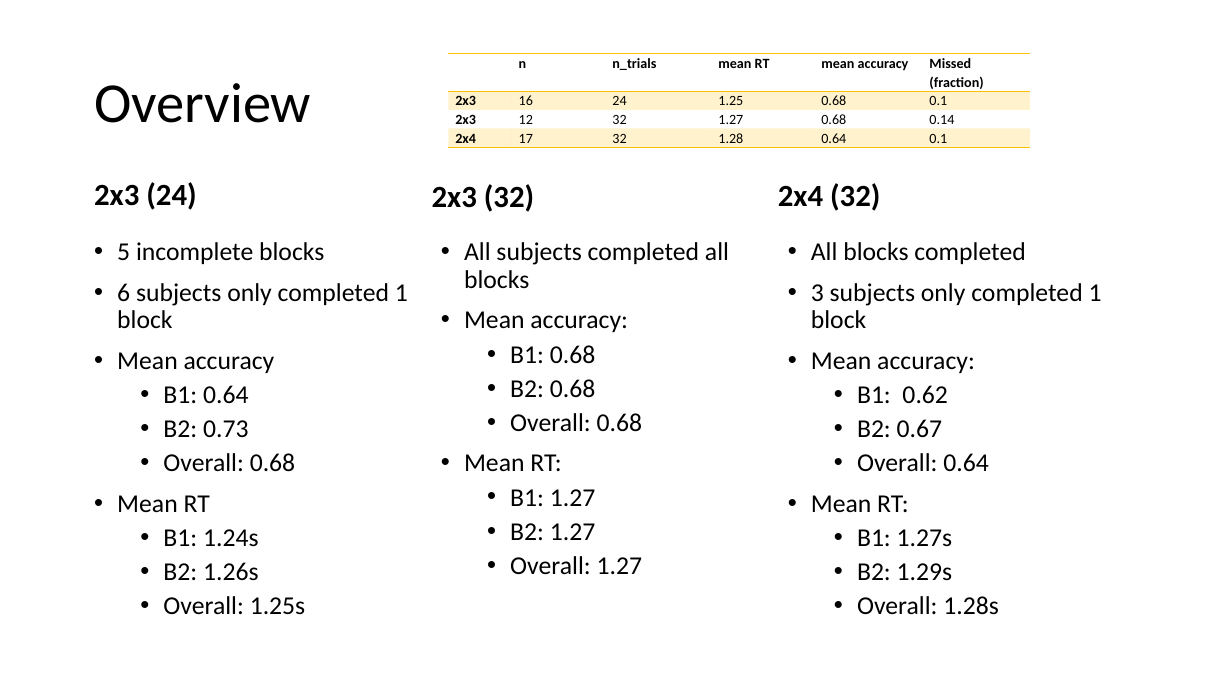
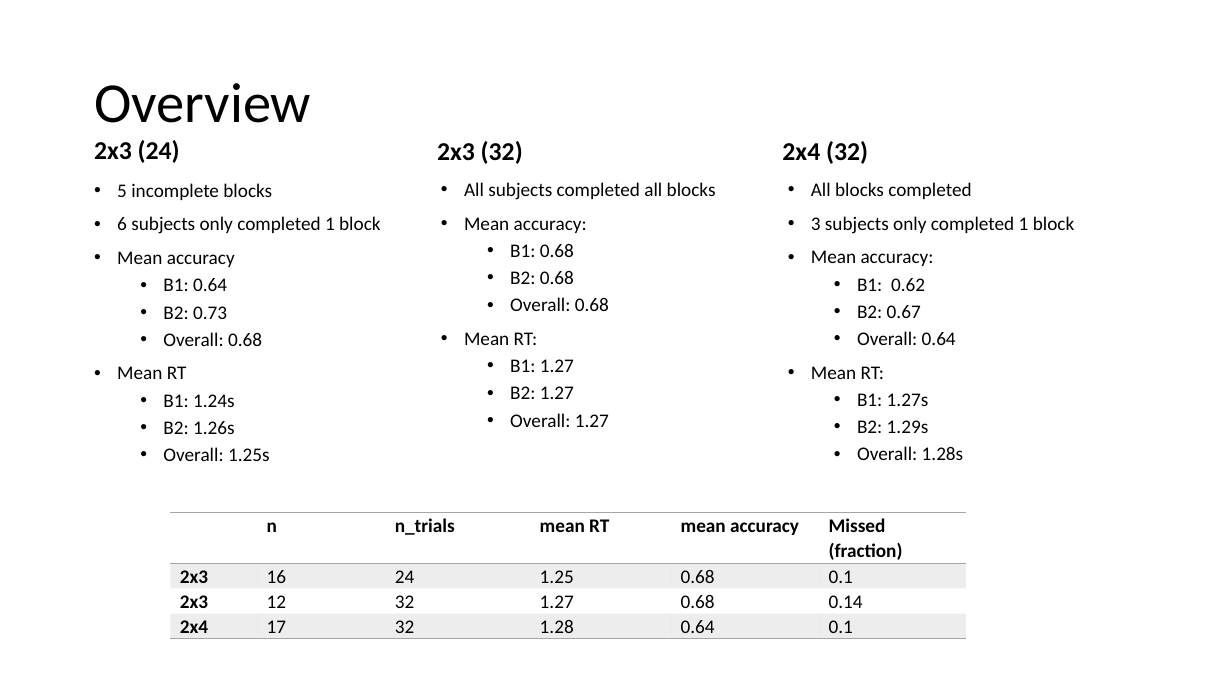
Before and after one commit to pathalle/mri_task_analysis, a slide deck: slide 2 of data/piloting/piloting_kloten/overview_kloten.pptx. Drawn at 1232x693 pixels with LibreOffice and Linux fonts; fonts in the diff are those of the drawing. Boxes give left, top, right and bottom in pixels: in the first picture for what was removed or moved away, otherwise in the second. Text is boxed around its words. In the diff, an @@ line names an element or a change of style, - is before the commit and + after.

```diff
--- a/data/piloting/piloting_kloten/overview_kloten.pptx
+++ b/data/piloting/piloting_kloten/overview_kloten.pptx
@@ text "2x3 (24)": place and size @@
-text "2x3 (24)" at (94,182,196,210)
+text "2x3 (24)" at (94,140,180,163)
@@ size 24 to 20 pt in 3 elements at (94,140,180,163), (782,141,868,164), (437,141,523,164) @@
@@ text "2x3 (32)": place and size @@
-text "2x3 (32)" at (432,184,534,212)
+text "2x3 (32)" at (437,141,523,164)
@@ text "2x4 (32)": place and size @@
-text "2x4 (32)" at (778,183,880,211)
+text "2x4 (32)" at (782,141,868,164)
@@ text "5 incomplete blocks": place and size @@
-text "5 incomplete blocks" at (117,242,408,615)
+text "5 incomplete blocks" at (117,183,381,461)
@@ text "All subjects completed all blocks": place and size @@
-text "All subjects completed all blocks" at (464,242,729,574)
+text "All subjects completed all blocks" at (464,182,716,427)
@@ size 20 to 15 pt in 3 elements at (117,183,381,461), (464,182,716,427), (811,182,1075,460) @@
@@ text "All blocks completed": place and size @@
-text "All blocks completed" at (811,242,1102,615)
+text "All blocks completed" at (811,182,1075,460)
@@ table at (170,513,966,637) @@
@@ fill #FFC000 at 20% opacity to #A5A5A5 at 20% opacity in 12 cells @@
@@ size 11 to 15 pt @@
@@ borders changed @@
@@ table: place and size @@
-table at (448,54,1030,147)
+table at (170,513,966,637)
```
Also in this commit, not shown: 2 other slides changed, 3 slides added, 17 other files.
